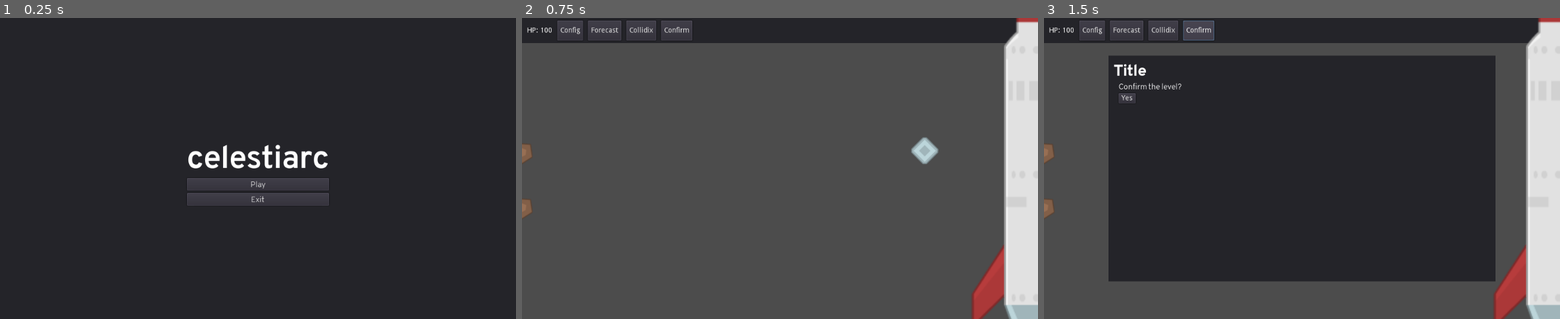
Above: before the commit, frames 1-3 (left to right).
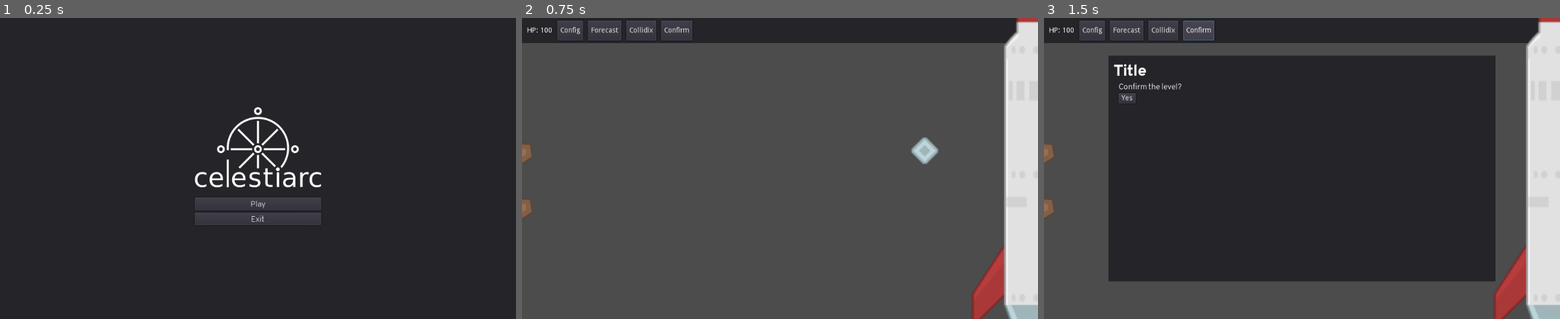
Above: after the commit, the same moments.

Repository: DrgnInventor/celestiarc
Game: Godot game, scene res://scenes/MainMenu.tscn
Same seed, same stepped clock (60 frames per second), same inputs: the game is played once before the commit and once after it.
Inputs:
- Up to frame 1 (0.25 s): no input
- Up to frame 2 (0.75 s): click "Play" at 0.5 s
- Up to frame 3 (1.5 s): click "Confirm" at 1.25 s

The runs differ from the first frame. In frame 1, 3.6% of the frame differs, in the area x 36-64%, y 29-69%; in frame 2, nothing differs; in frame 3, nothing differs.

Commit message:
Add logo (#5)
* Add logo

* Add COPYRIGHT to assets folder

Diff:
--- a/project.godot
+++ b/project.godot
@@ -9,11 +9,6 @@
 config_version=4
 
 _global_script_classes=[ {
-"base": "Node",
-"class": "Globals",
-"language": "GDScript",
-"path": "res://scripts/Globals.gd"
-}, {
 "base": "Reference",
 "class": "Helpers",
 "language": "GDScript",
@@ -25,7 +20,6 @@
 "path": "res://scripts/coord_util.gd"
 } ]
 _global_script_class_icons={
-"Globals": "",
 "Helpers": "",
 "coord_util": ""
 }
--- a/scenes/MainMenu.tscn
+++ b/scenes/MainMenu.tscn
@@ -1,14 +1,8 @@
-[gd_scene load_steps=5 format=2]
+[gd_scene load_steps=4 format=2]
 
 [ext_resource path="res://scripts/MainMenu.gd" type="Script" id=1]
 [ext_resource path="res://resources/DefaultLabelFont.tres" type="DynamicFont" id=2]
-
-[sub_resource type="DynamicFontData" id=1]
-font_path = "res://assets/fonts/transpass/Transpass-Bold.ttf"
-
-[sub_resource type="DynamicFont" id=2]
-size = 64
-font_data = SubResource( 1 )
+[ext_resource path="res://assets/logo.png" type="Texture" id=3]
 
 [node name="MainMenu" type="Control"]
 anchor_right = 1.0
@@ -30,32 +24,46 @@
 anchor_top = 0.5
 anchor_right = 0.5
 anchor_bottom = 0.5
-margin_left = -141.0
-margin_top = -61.5
-margin_right = 141.0
-margin_bottom = 73.5
+margin_left = -125.0
+margin_top = -123.0
+margin_right = 125.0
+margin_bottom = 123.0
 custom_constants/separation = 5
 __meta__ = {
 "_edit_use_anchors_": false
 }
 
-[node name="Label" type="Label" parent="Panel/VBoxContainer"]
-margin_right = 282.0
-margin_bottom = 75.0
-custom_fonts/font = SubResource( 2 )
-text = "celestiarc"
+[node name="TextureRect" type="TextureRect" parent="Panel/VBoxContainer"]
+margin_right = 250.0
+margin_bottom = 161.0
+size_flags_horizontal = 12
+size_flags_vertical = 12
+texture = ExtResource( 3 )
+stretch_mode = 1
+__meta__ = {
+"_edit_use_anchors_": false
+}
+
+[node name="Space" type="MarginContainer" parent="Panel/VBoxContainer"]
+margin_top = 166.0
+margin_right = 250.0
+margin_bottom = 176.0
+custom_constants/margin_top = 10
+__meta__ = {
+"_edit_use_anchors_": false
+}
 
 [node name="PlayButton" type="Button" parent="Panel/VBoxContainer"]
-margin_top = 80.0
-margin_right = 282.0
-margin_bottom = 105.0
+margin_top = 181.0
+margin_right = 250.0
+margin_bottom = 206.0
 custom_fonts/font = ExtResource( 2 )
 text = "Play"
 
 [node name="ExitButton" type="Button" parent="Panel/VBoxContainer"]
-margin_top = 110.0
-margin_right = 282.0
-margin_bottom = 135.0
+margin_top = 211.0
+margin_right = 250.0
+margin_bottom = 236.0
 custom_fonts/font = ExtResource( 2 )
 text = "Exit"
 __meta__ = {
Binary file added: assets/logo.png
Not shown, added: assets/logo.png.import
Not shown, added: assets/COPYRIGHT
